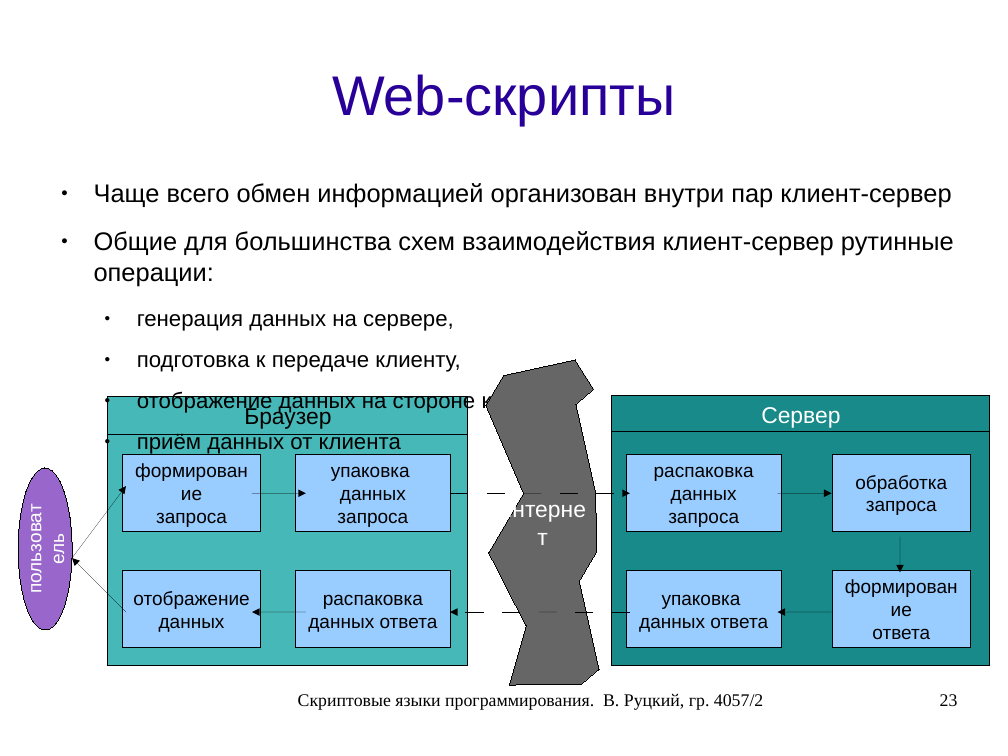
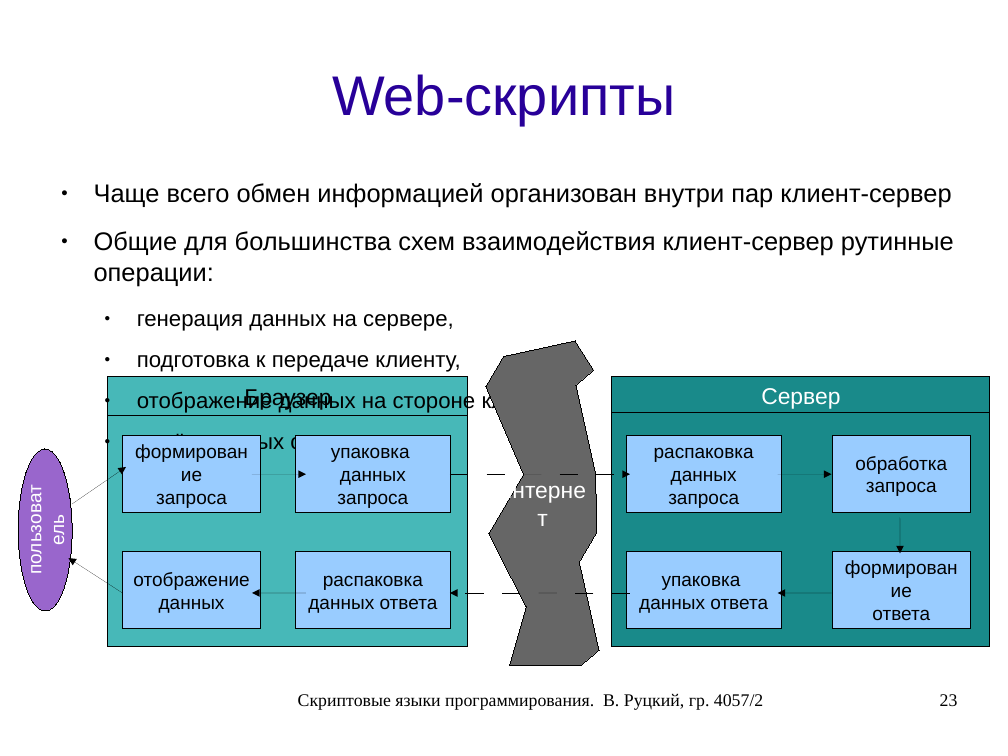
Before and after one commit to rutsky/semester07, a slide deck: slide 23 of Operation_systems/scripting_languages/40572_Rutsky_Scripting_languages.odp. Drawn at 1008x756 pixels with LibreOffice and Linux fonts; fonts in the diff are those of the drawing. Boxes give left, top, right and bottom in pixels: in the first picture for what was removed or moved away, otherwise in the second. Text is boxed around its words. In the diff, an @@ line names an element or a change of style, - is before the commit and + after.

```diff
--- a/Operation_systems/scripting_languages/40572_Rutsky_Scripting_languages.odp
+++ b/Operation_systems/scripting_languages/40572_Rutsky_Scripting_languages.odp
@@ arrow moved from (72, 558) - (126, 486) to (72, 504) - (126, 467) @@
@@ arrow moved from (126, 612) - (72, 558) to (123, 593) - (69, 558) @@
@@ 12 rectangles, 7 arrows, 1 ellipse, 1 freeform shape moved together from (x1=18, y1=360, x2=990, y2=686) to (x1=18, y1=341, x2=990, y2=667) @@
```
Also in this commit, not shown: 2 slides added, 1 slide removed.
